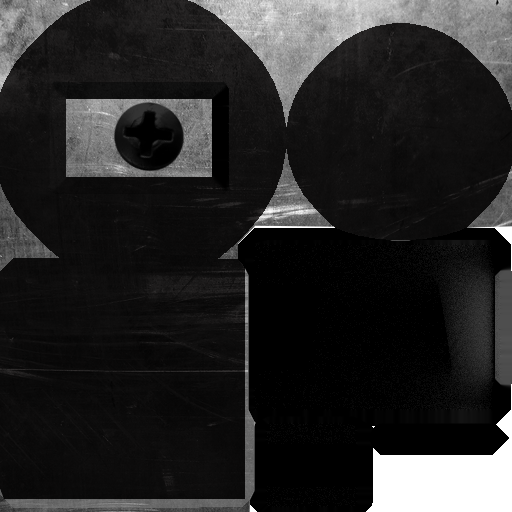
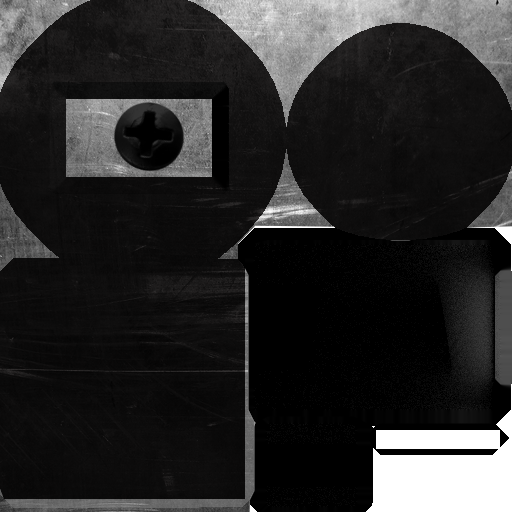
Layer changes from the first (512, 512) image to the second:
added layer "white-indicator" above "57mm_compass.png #1" over [376, 430, 500, 449]
